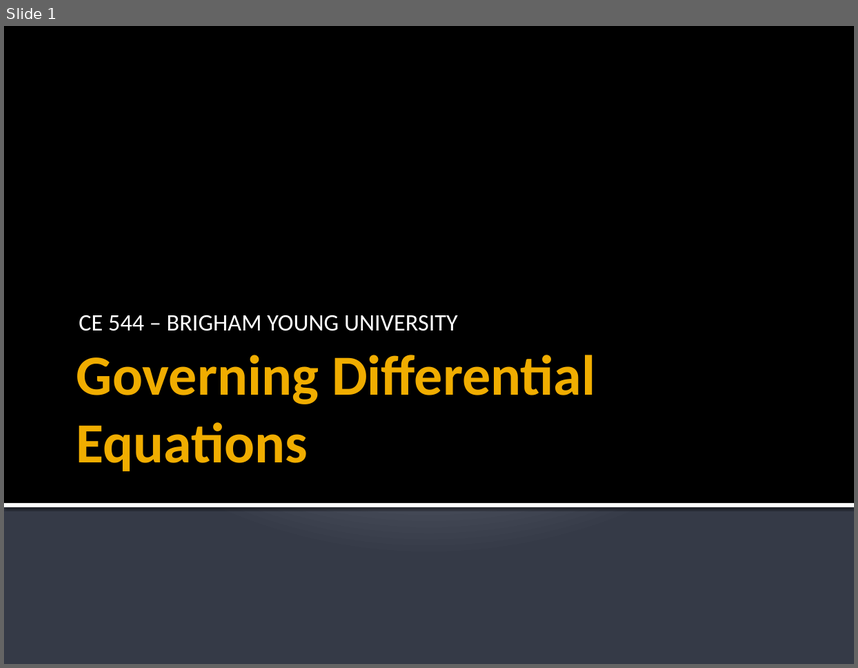
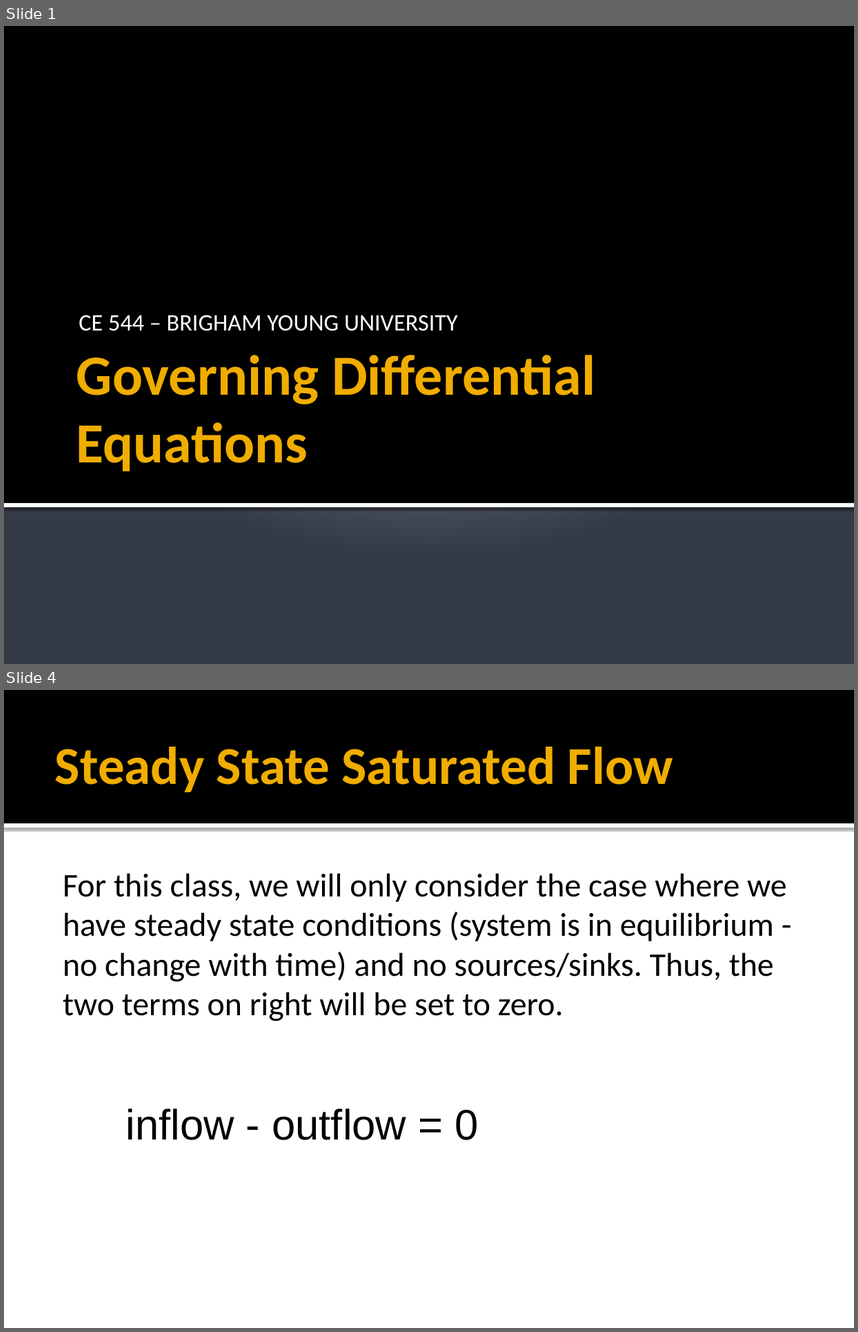
Before and after one commit to njones61/ce544, a slide deck: docs/unit1/05_goveqs/governing equations.pptx. Shown one above the other, each under a label of ours: slide 1 before the commit, slides 1 and 4 after it; the slides between them are not shown. The pictures are 858x668 and 858x1332 pixels, drawn with LibreOffice and Linux fonts; fonts in the diff are those of the drawing. Boxes give left, top, right and bottom in pixels: in the first picture for what was removed or moved away, otherwise in the second. Text is boxed around its words. In the diff, an @@ line names an element or a change of style, - is before the commit and + after.

```diff
--- a/docs/unit1/05_goveqs/governing equations.pptx
+++ b/docs/unit1/05_goveqs/governing equations.pptx
@@ slide 4 added at (4, 690, 854, 1328), background #FFFFFF @@
@@ rectangle added at (4, 690, 854, 823), fill #000000 @@
@@ title added at (55, 747, 673, 792), 45 pt, text #F0AD00, bold @@
+Steady State Saturated Flow
@@ rectangle added at (4, 823, 854, 828), fill #FFFFFF @@
@@ text added at (63, 873, 787, 1021), 28 pt, text #000000 @@
+For this class, we will only consider the case where we have steady state conditions (system is in equilibrium - no change with time) and no sources/sinks. Thus, the two terms on right will be set to zero.
@@ text added at (125, 1108, 479, 1140), 36 pt, text #000000 @@
+inflow - outflow = 0
```
Also in this commit, not shown: 10 slides changed, 5 other slides added, 4 slides removed, 1 other file.
